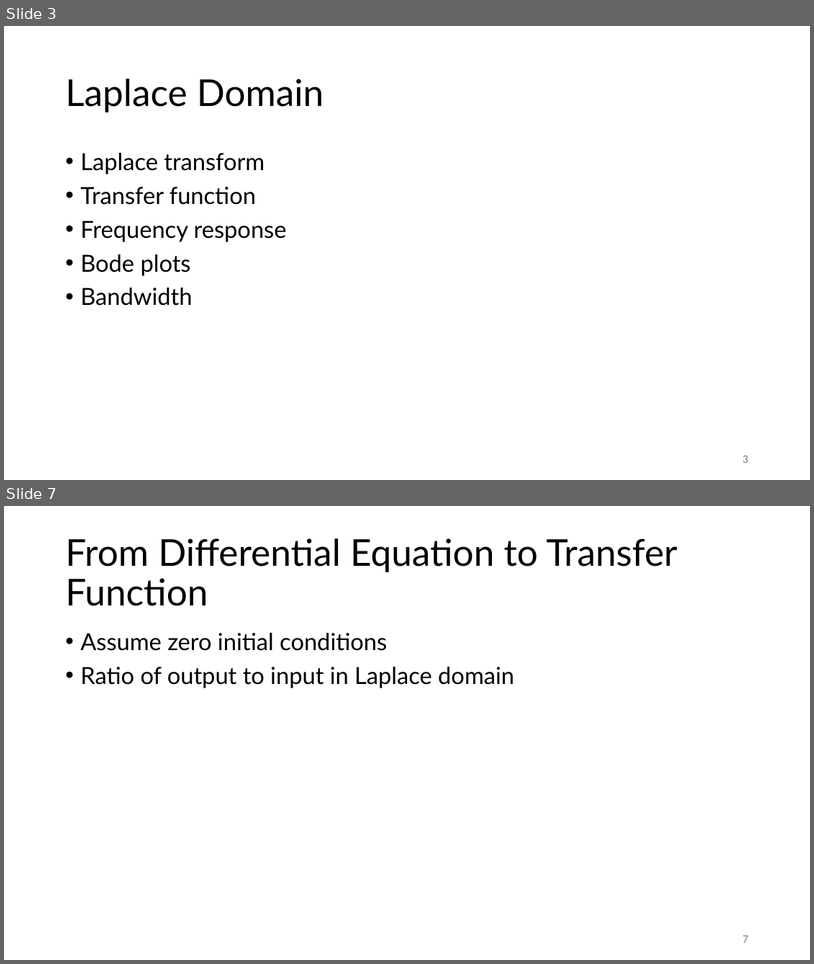
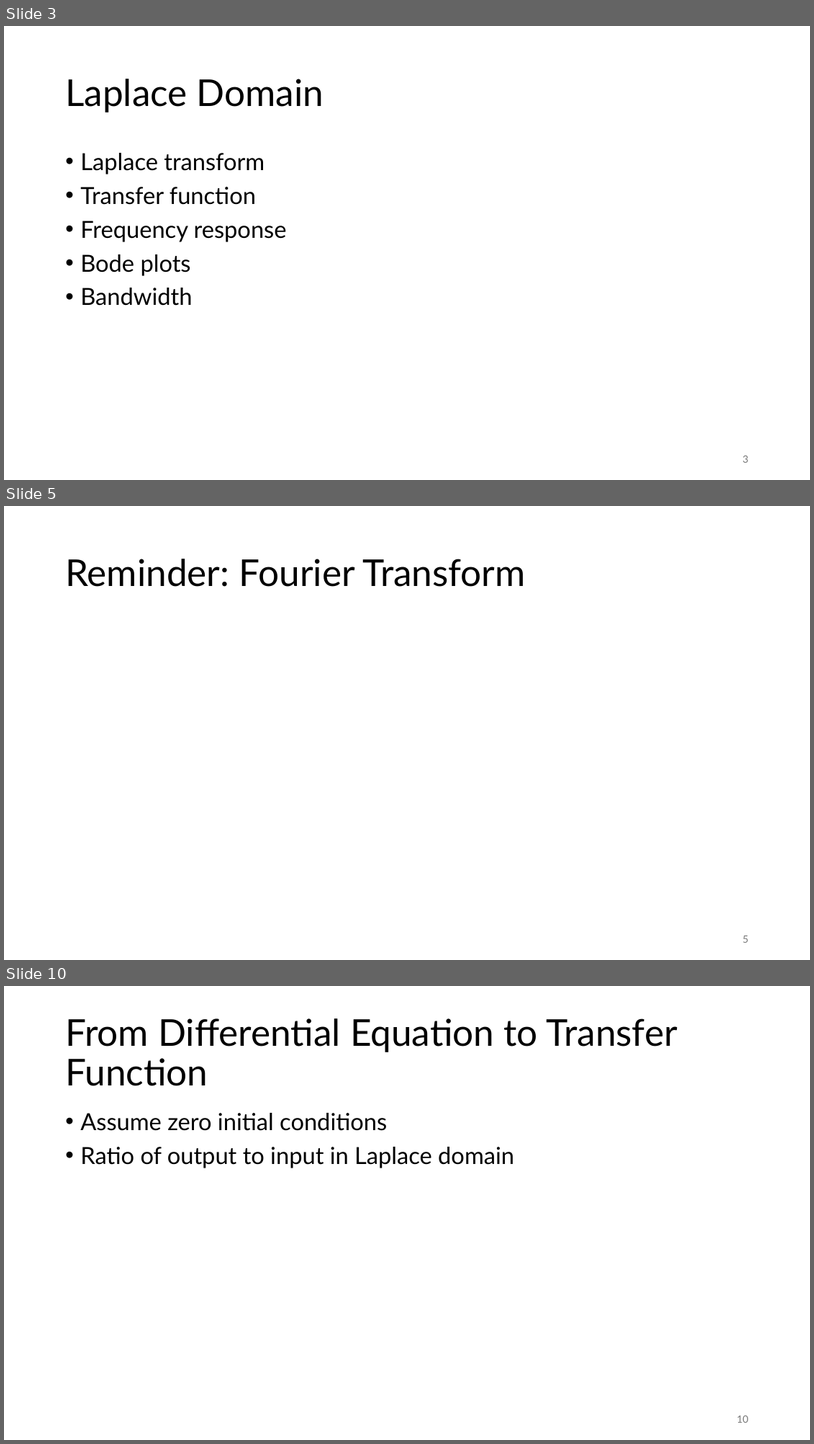
Before and after one commit to FelixWick/control_engineering, a slide deck: slides/3_Laplace.pptx. Shown one above the other, each under a label of ours: slides 3 and 7 before the commit, slides 3, 5 and 10 after it; the slides between them are not shown. The pictures are 814x964 and 814x1444 pixels, drawn with LibreOffice and Linux fonts; fonts in the diff are those of the drawing; grey boxes stand for pictures. Boxes give left, top, right and bottom in pixels: in the first picture for what was removed or moved away, otherwise in the second. Text is boxed around its words. In the diff, an @@ line names an element or a change of style, - is before the commit and + after.

```diff
--- a/slides/3_Laplace.pptx
+++ b/slides/3_Laplace.pptx
@@ slide 5 added at [4,506,810,960], background #FFFFFF @@
@@ title added at [65,559,525,587], 44 pt, text #000000 @@
+Reminder: Fourier Transform
@@ page number added at [743,935,748,942], 12 pt, text #797979 @@
+5
@@ what was slide 7 is now slide 10 @@
@@ page number at [737,1415,748,1422]: text changed @@
-7
+10
```
Also in this commit, not shown: 3 slides changed, 2 other slides added, 2 other files.
